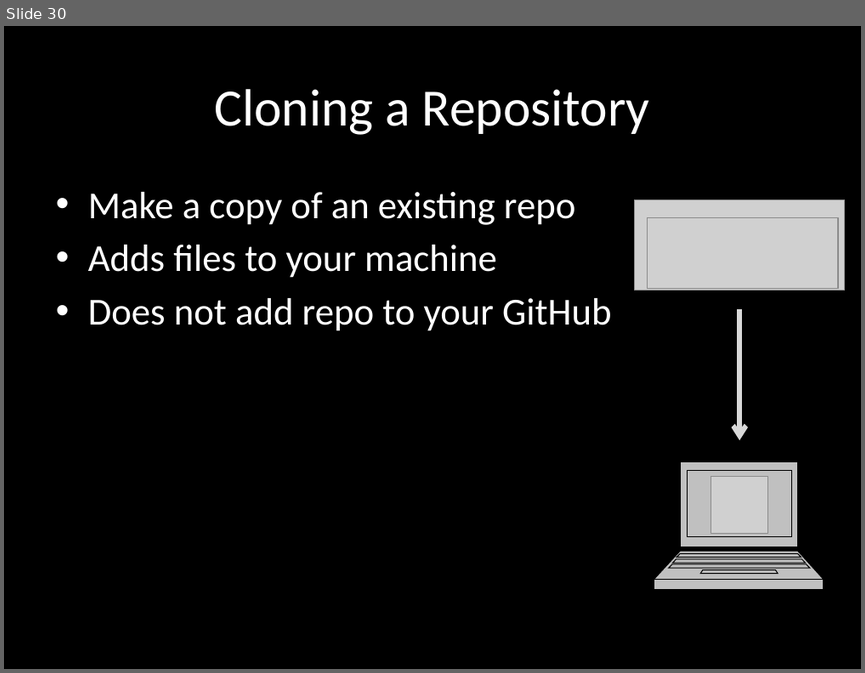
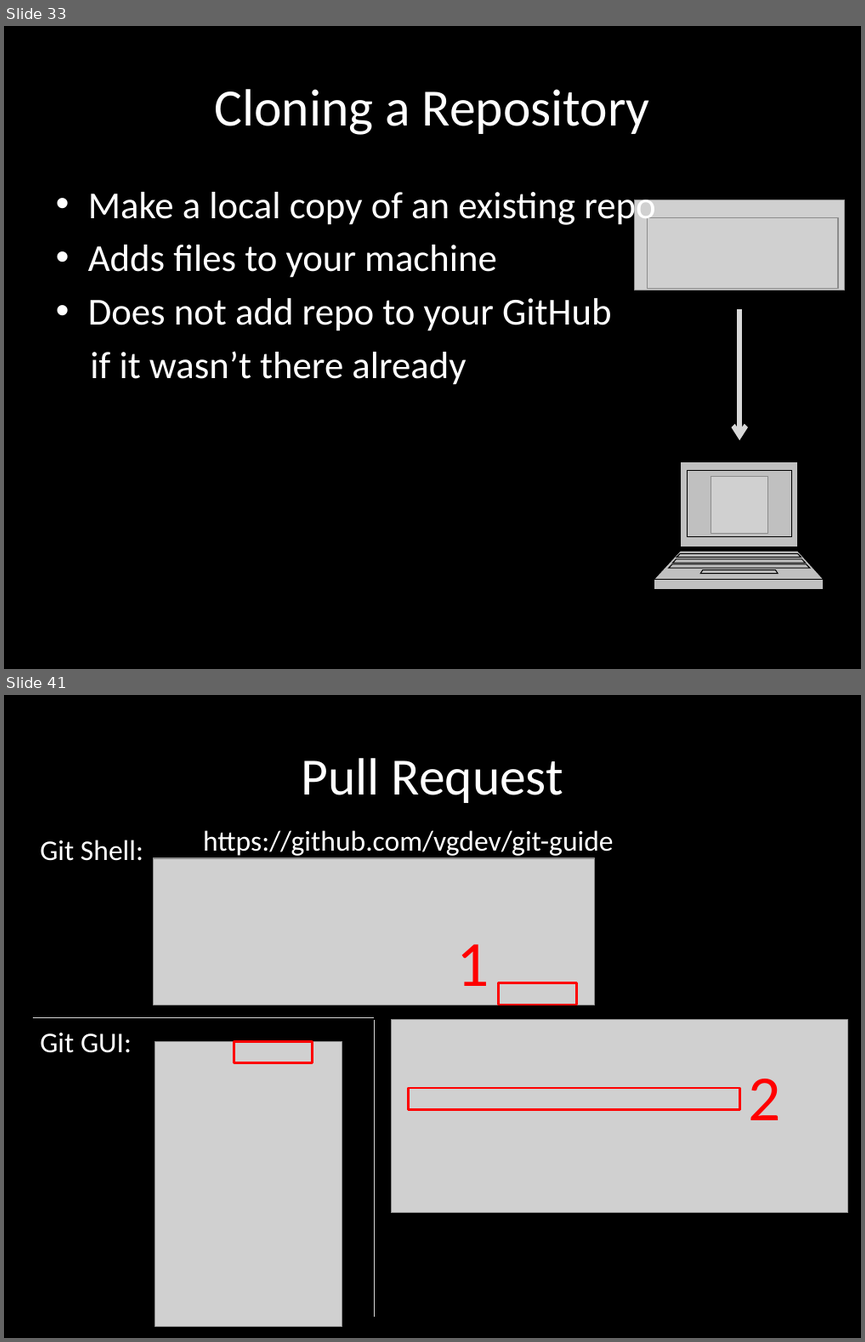
Before and after one commit to vgdev/git-guide, a slide deck: Git.pptx. Shown one above the other, each under a label of ours: slide 30 before the commit, slides 33 and 41 after it; the slides between them are not shown. The pictures are 865x673 and 865x1342 pixels, drawn with LibreOffice and Linux fonts; fonts in the diff are those of the drawing; grey boxes stand for pictures. Boxes give left, top, right and bottom in pixels: in the first picture for what was removed or moved away, otherwise in the second. Text is boxed around its words. In the diff, an @@ line names an element or a change of style, - is before the commit and + after.

```diff
--- a/Git.pptx
+++ b/Git.pptx
@@ slide 41 added at bbox=[4, 695, 861, 1338], background #000000 @@
@@ title added at bbox=[301, 758, 563, 803], 44 pt, text #FFFFFF @@
+Pull Request
@@ text added at bbox=[40, 839, 143, 861], 24 pt, text #FFFFFF @@
+Git Shell:
@@ text added at bbox=[203, 830, 613, 856], 24 pt, text #FFFFFF @@
+https://github.com/vgdev/git-guide
@@ picture added at bbox=[153, 859, 595, 1005] @@
@@ text added at bbox=[456, 944, 488, 986], 54 pt, text #FF0000 @@
+1
@@ rectangle added at bbox=[499, 983, 577, 1004], outline #FF0000 2 pt @@
@@ line added from (32, 1018) to (374, 1018), #D8D8D8 0.75 pt @@
@@ line added from (374, 1020) to (374, 1316), #D8D8D8 0.75 pt @@
@@ picture added at bbox=[391, 1020, 848, 1213] @@
@@ text added at bbox=[40, 1032, 132, 1053], 24 pt, text #FFFFFF @@
+Git GUI:
@@ picture added at bbox=[154, 1041, 341, 1327] @@
@@ rectangle added at bbox=[234, 1041, 313, 1062], outline #FF0000 2 pt @@
@@ rectangle added at bbox=[409, 1088, 740, 1109], outline #FF0000 2 pt @@
@@ text added at bbox=[748, 1078, 780, 1120], 54 pt, text #FF0000 @@
+2
@@ what was slide 30 is now slide 33 @@
@@ slide 33 changed as well @@
@@ text at bbox=[88, 192, 656, 228]: text changed @@
-• Make a copy of an existing repo
+• Make a local copy of an existing repo
@@ text at bbox=[90, 351, 466, 385]: paragraph added @@
+if it wasn’t there already
```
Also in this commit, not shown: 6 other slides changed, 12 other slides added.
